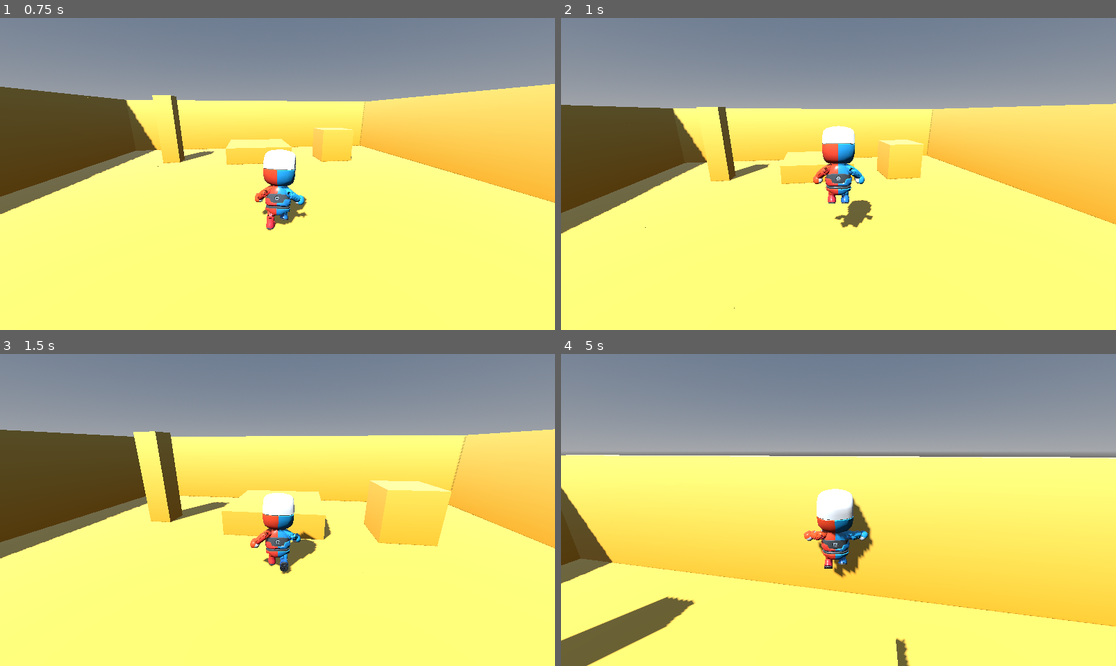
Above: before the commit, frames 1-4 (two rows, left to right).
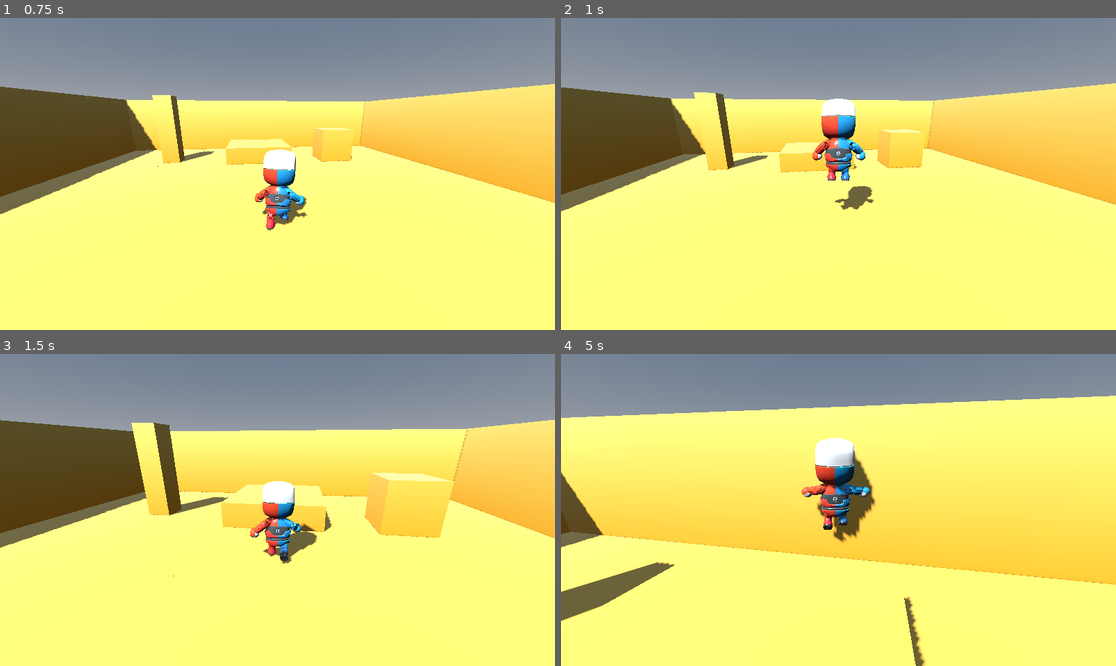
Above: after the commit, the same moments.

Repository: bistlaudio/Attimo
Game: Godot game, scene res://scenes/test/test_scene.tscn
The game is run twice, just before and just after one commit, with the same random seed, the same clock (stepped at 60 frames per second) and the same inputs.
Inputs (mouse positions are in pixels of both pictures, inside the frame that each line leads up to):
- Up to frame 1 (0.75 s): tap Enter at 0.5 s; move the mouse to (305, 174) at 0.52 s; hold W (move_forward) from 0.53 s (still down); right-click (305, 174) at 0.6 s; click (305, 174) at 0.67 s
- Up to frame 2 (1 s): keep holding W (move_forward); tap Space (jump) at 0.77 s
- Up to frame 3 (1.5 s): keep holding W (move_forward); move the mouse to (249, 510) at 1.27 s; right-click (249, 510) at 1.35 s
- Up to frame 4 (5 s): keep holding W (move_forward); tap Space (jump) at 1.52, 3.02, 3.77, 4.52 s; move the mouse to (849, 503) at 2.02 s; tap Middle mouse button (camera_recenter) at 2.1 s; right-click (849, 503) at 2.3 s; move the mouse to (832, 516) at 2.77 s; tap Q (dash) at 2.85 s; click (832, 516) at 2.92 s; right-click (832, 516) at 3.05 s; move the mouse to (877, 513) at 3.52 s; tap E (interact) at 3.6 s; right-click (877, 513) at 3.8 s; move the mouse to (794, 506) at 4.27 s; tap Mouse wheel down (module_next) at 4.35 s; right-click (794, 506) at 4.55 s

Frame 1 is identical in both runs. In frame 2, 12% of the frame differs, in the area x 0-100%, y 20-94%; in frame 3, 8.2%; in frame 4, 35%, in the area x 0-100%, y 13-100%.

Commit message:
feat(02-06): vertical follow band, additive FOV/offset sources, pitch clamp
- D-15 band: airborne rig holds the last grounded height, follows falls and big rises
- set_fov_offset/set_offset sources summed in sorted order, fov clamped to 1..179
- pitch clamped every frame as well as after every mouse event

Co-Authored-By: Claude Sonnet 5.5 <noreply@anthropic.com>

Diff:
--- a/attimo/scripts/camera/camera_rig.gd
+++ b/attimo/scripts/camera/camera_rig.gd
@@ -4,7 +4,8 @@
 ## CameraRig (yaw) > Pitch > SpringArm3D > Camera3D.
 ## The rig is a top-level SIBLING of its target, never a child: it runs in _process, reads the
 ## interpolated target transform and has physics interpolation switched off, so it stays smooth at
-## any tick rate. Later plans add additive FOV and offset sources, auto-follow and recenter.
+## any tick rate. FOV and arm-origin offsets are additive per-source channels (D-18): later phases
+## (aim, camera kick) register a source by name and the rig sums them. Auto-follow and recenter come later.
 
 ## The node to follow (the Player).
 @export var target: Node3D
@@ -22,11 +23,23 @@
 @export var pitch_min: float = -1.2
 ## Highest pitch in rad.
 @export var pitch_max: float = 0.6
+## Field of view in degrees with no FOV source registered.
+@export var base_fov: float = 75.0
+## Airborne vertical band in m (D-15): the camera holds the last grounded height until the target
+## rises more than this above it.
+@export var air_rise_band: float = 2.5
 
 ## Yaw in rad, rotation about Y.
 var yaw: float = 0.0
 ## Pitch in rad, rotation about X (negative lifts the camera above the target).
 var pitch: float = -0.3
+
+## FOV contributions in degrees by source name.
+var _fov_sources: Dictionary[StringName, float] = {}
+## Arm origin contributions in Pitch-local space by source name.
+var _offset_sources: Dictionary[StringName, Vector3] = {}
+## Anchor height (target origin y + pivot_height) at the last grounded moment.
+var _grounded_height: float = 0.0
 
 @onready var pitch_node: Node3D = $Pitch
 @onready var spring_arm: SpringArm3D = $Pitch/SpringArm3D
@@ -72,19 +85,84 @@
 	var current: Vector3 = global_position
 	current.x = lerpf(current.x, anchor.x, horizontal_weight)
 	current.z = lerpf(current.z, anchor.z, horizontal_weight)
-	current.y = lerpf(current.y, anchor.y, vertical_weight)
+	current.y = lerpf(current.y, _vertical_goal(anchor.y), vertical_weight)
 	global_position = current
+	pitch = clampf(pitch, pitch_min, pitch_max)
 	rotation.y = yaw
 	pitch_node.rotation.x = pitch
+	spring_arm.position = _offset_total()
+	camera.fov = get_fov_total()
+
+
+## The height the rig approaches (D-15). Grounded: the target itself. Airborne: the last grounded height,
+## unless the target rose more than air_rise_band above it (then it trails by the band) or fell below it
+## (then falls are followed).
+func _vertical_goal(anchor_y: float) -> float:
+	if _target_grounded():
+		_grounded_height = anchor_y
+		return anchor_y
+	if anchor_y - _grounded_height > air_rise_band:
+		return anchor_y - air_rise_band
+	if anchor_y < _grounded_height:
+		return anchor_y
+	return _grounded_height
+
+
+## Targets without is_grounded() count as always grounded.
+func _target_grounded() -> bool:
+	if not target.has_method(&"is_grounded"):
+		return true
+	return bool(target.call(&"is_grounded"))
 
 
 ## Places the rig on the target pivot with no smoothing (spawn, teleport).
 func snap_to_target() -> void:
 	if target != null:
 		global_position = target.get_global_transform_interpolated().origin + Vector3.UP * pivot_height
+		_grounded_height = global_position.y
 	rotation.y = yaw
 	if pitch_node != null:
 		pitch_node.rotation.x = pitch
+
+
+## Adds or replaces the FOV contribution of `source` in degrees (positive widens).
+func set_fov_offset(source: StringName, degrees: float) -> void:
+	_fov_sources[source] = degrees
+
+
+## Removes the FOV contribution of `source`; other sources stay.
+func clear_fov_offset(source: StringName) -> void:
+	_fov_sources.erase(source)
+
+
+## Base FOV plus all sources, clamped to a valid projection (1..179 degrees).
+func get_fov_total() -> float:
+	var total: float = base_fov
+	var keys: Array = _fov_sources.keys()
+	keys.sort()
+	for key: StringName in keys:
+		total += _fov_sources[key]
+	return clampf(total, 1.0, 179.0)
+
+
+## Adds or replaces the arm origin offset of `source`, in Pitch-local space. The cast origin moves with
+## it, so wall collision accounts for the offset.
+func set_offset(source: StringName, offset: Vector3) -> void:
+	_offset_sources[source] = offset
+
+
+## Removes the arm origin offset of `source`; other sources stay.
+func clear_offset(source: StringName) -> void:
+	_offset_sources.erase(source)
+
+
+func _offset_total() -> Vector3:
+	var total: Vector3 = Vector3.ZERO
+	var keys: Array = _offset_sources.keys()
+	keys.sort()
+	for key: StringName in keys:
+		total += _offset_sources[key]
+	return total
 
 
 ## The yaw that camera-relative movement input uses. Here it is simply the camera yaw; 02-10
